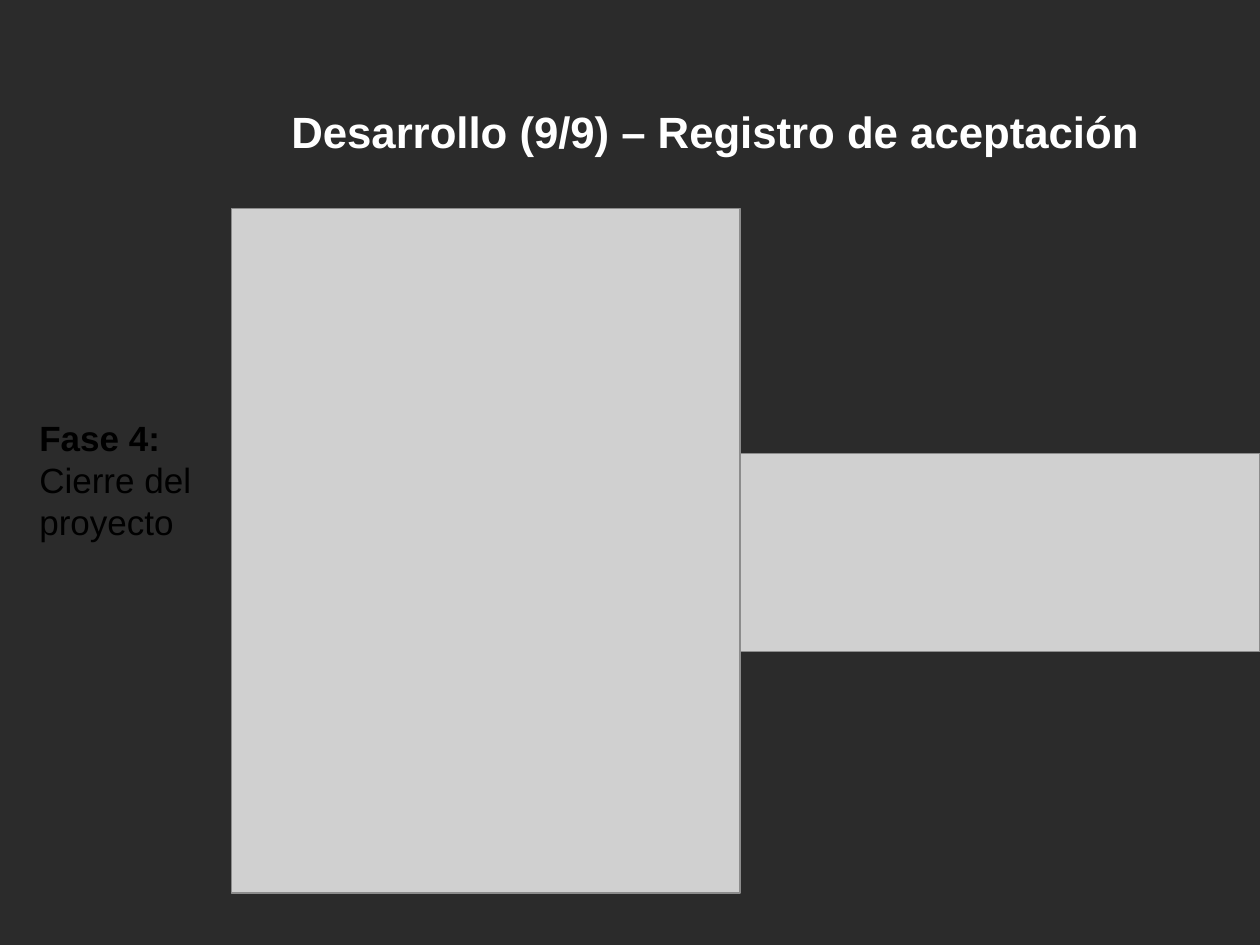
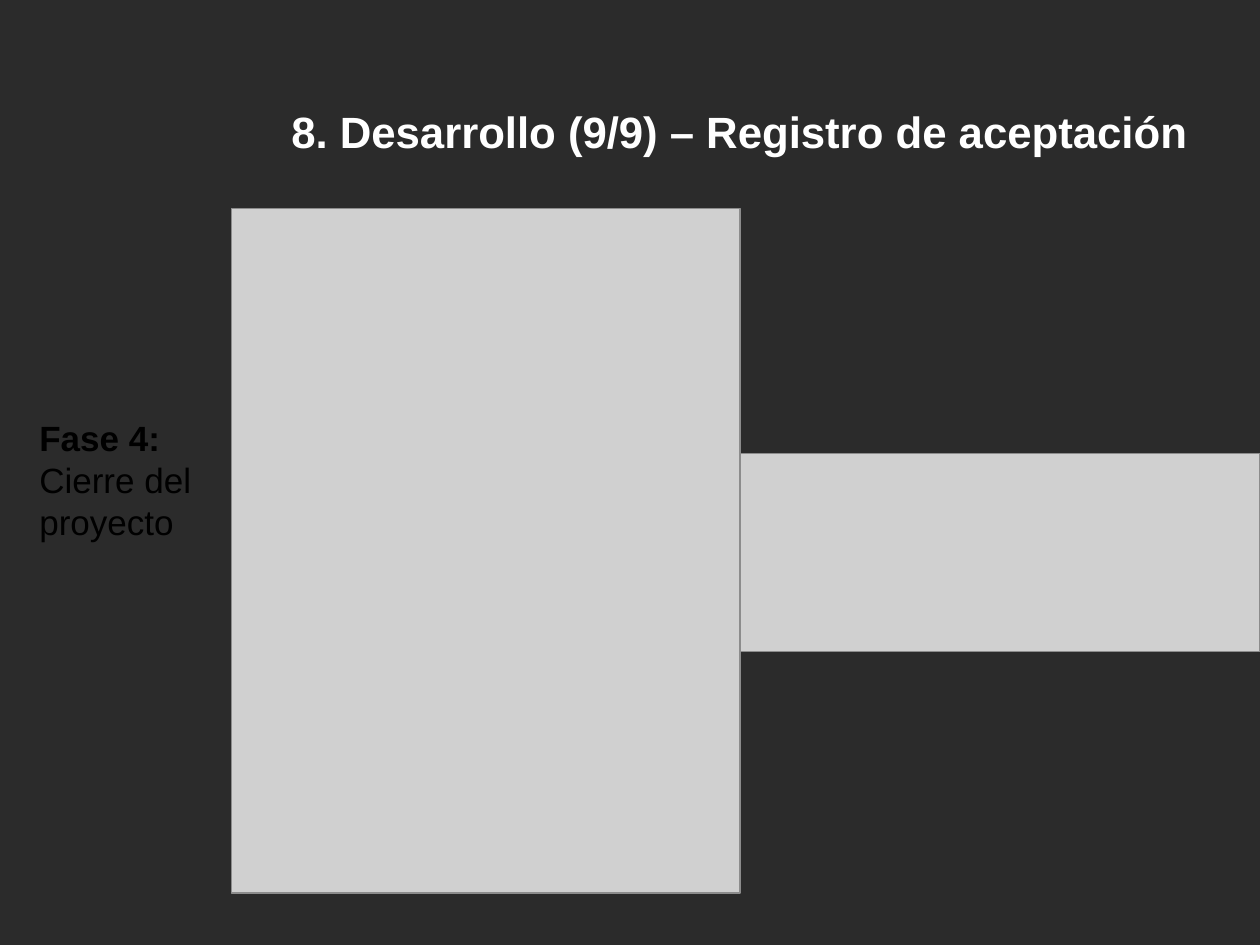
Before and after one commit to cristianpazu/Proyecto-Sanambiente, a slide deck: slide 25 of Documento(s) de proyecto de grado/Presentación del proyecto de grado.pptx. Drawn at 1260x945 pixels with LibreOffice and Linux fonts; fonts in the diff are those of the drawing; grey boxes stand for pictures; background and template pictures are left out; a plain dark background stands for a picture behind light text. Boxes give left, top, right and bottom in pixels: in the first picture for what was removed or moved away, otherwise in the second. Text is boxed around its words. In the diff, an @@ line names an element or a change of style, - is before the commit and + after.

```diff
--- a/Documento(s) de proyecto de grado/Presentación del proyecto de grado.pptx
+++ b/Documento(s) de proyecto de grado/Presentación del proyecto de grado.pptx
@@ title at [291,116,1187,157]: text changed @@
-Desarrollo (9/9) – Registro de aceptación
+8. Desarrollo (9/9) – Registro de aceptación
```
Also in this commit, not shown: 24 other slides changed.
